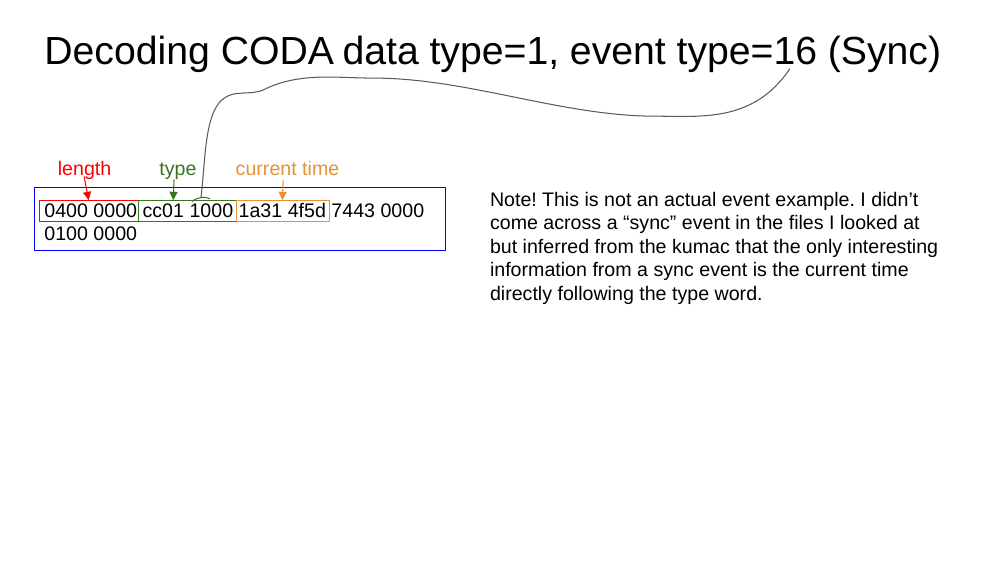
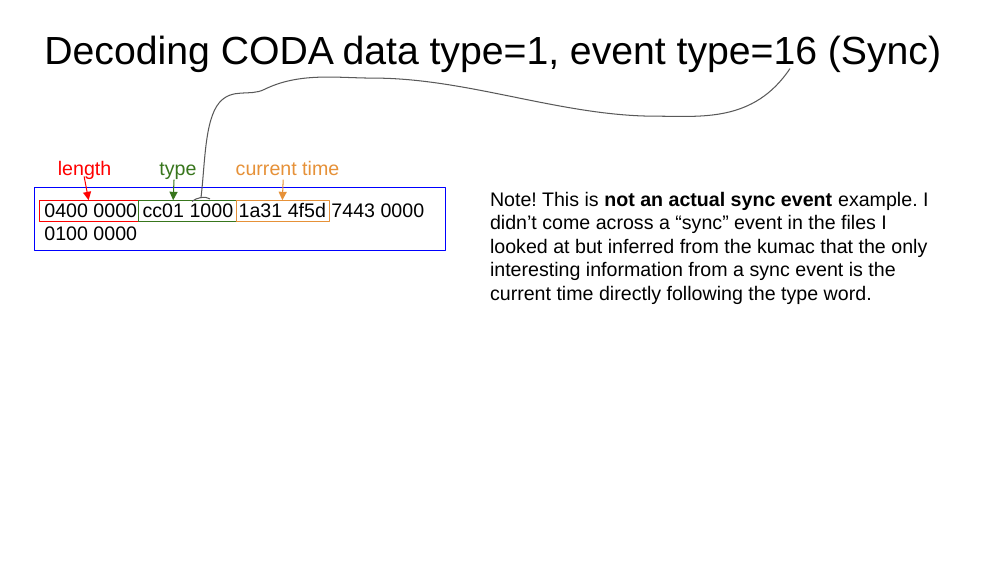
Before and after one commit to jonesdc76/moller_analyser, a slide deck: slide 5 of DecodeMollerCODA.pptx. Drawn at 1008x567 pixels with LibreOffice and Linux fonts; fonts in the diff are those of the drawing. Boxes give left, top, right and bottom in pixels: in the first picture for what was removed or moved away, otherwise in the second. Text is boxed around its words. In the diff, an @@ line names an element or a change of style, - is before the commit and + after.

```diff
--- a/DecodeMollerCODA.pptx
+++ b/DecodeMollerCODA.pptx
@@ text at (x1=490, y1=191, x2=928, y2=304): text changed @@
-Note! This is not an actual event example. I didn’t come across a “sync” event in the files I looked at but inferred from the kumac that the only interesting information from a sync event is the current time directly following the type word.
+Note! This is not an actual sync event example. I didn’t come across a “sync” event in the files I looked at but inferred from the kumac that the only interesting information from a sync event is the current time directly following the type word.
```
Also in this commit, not shown: 2 other slides changed, 1 other file.
